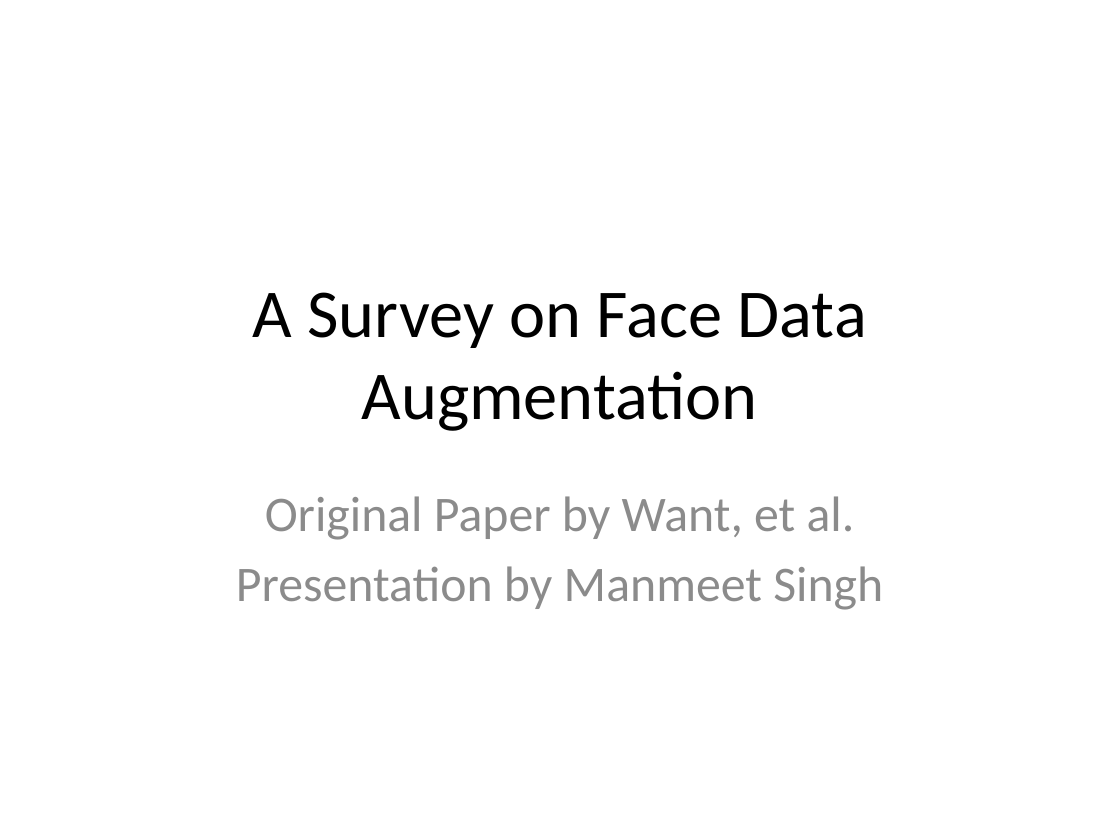
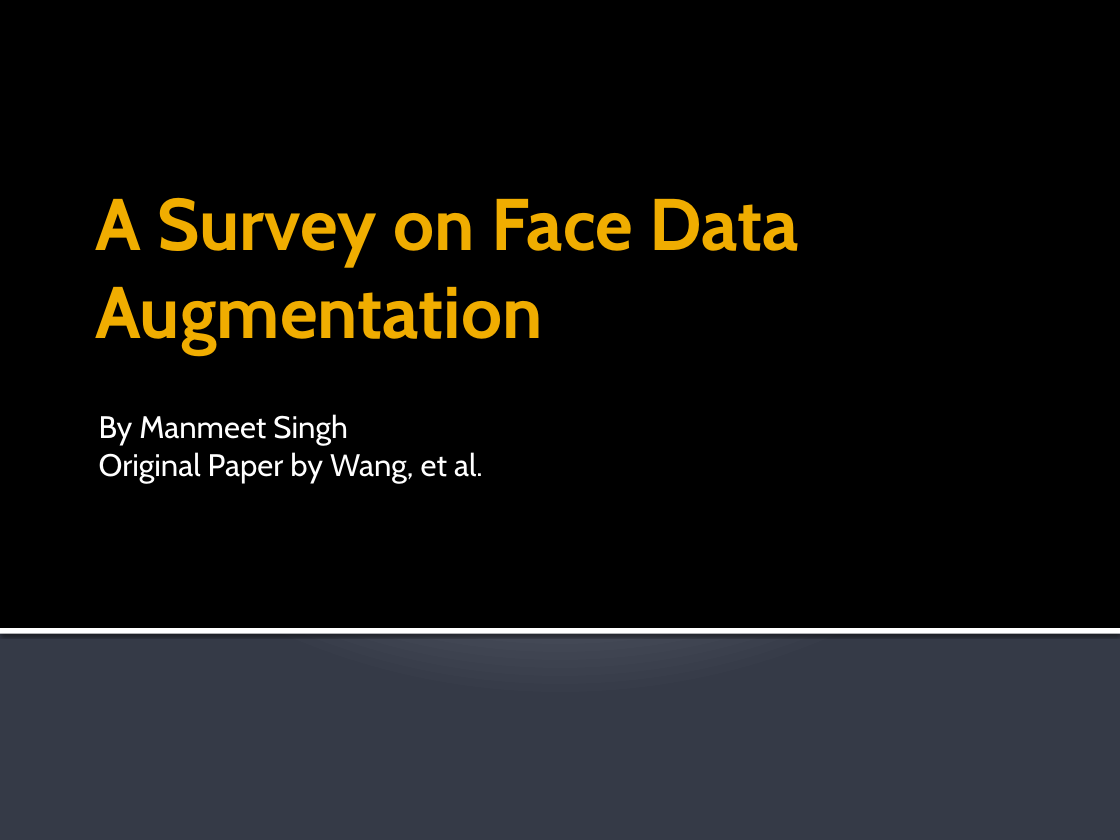
Before and after one commit to manmeet3/Deep_Learning, a slide deck: slide 1 of FaceDataAugmentationSurvey/Survey_Presentation.pptx. Drawn at 1120x840 pixels with LibreOffice and Linux fonts; fonts in the diff are those of the drawing. Boxes give left, top, right and bottom in pixels: in the first picture for what was removed or moved away, otherwise in the second. Text is boxed around its words. In the diff, an @@ line names an element or a change of style, - is before the commit and + after.

```diff
--- a/FaceDataAugmentationSurvey/Survey_Presentation.pptx
+++ b/FaceDataAugmentationSurvey/Survey_Presentation.pptx
@@ background #FFFFFF to gradient #C1C5D3 to #BFC4D2 to #353B47 @@
@@ rectangle added at (x1=0, y1=0, x2=1120, y2=629), fill #000000 @@
@@ title "A Survey on Face Data ..." moved from (x1=252, y1=292, x2=867, y2=431) to (x1=95, y1=197, x2=799, y2=355) @@
@@ title "A Survey on Face Data ..." at (x1=95, y1=197, x2=799, y2=355): size 44 to 47 pt, font Calibri to Cabin, text colour #000000 to #F0AD00, bold on; alignment centre to left; vertical alignment middle to top @@
@@ subtitle "By Manmeet Singh" at (x1=99, y1=414, x2=483, y2=483): vertical alignment top to bottom @@
@@ subtitle at (x1=99, y1=414, x2=483, y2=483): text changed; size 32 to 20 pt; font Calibri to Cabin; text colour #8C8C8C to #FFFFFF @@
-Original Paper by Want, et al.
-Presentation by Manmeet Singh
+By Manmeet Singh
+Original Paper by Wang, et al.
@@ rectangle added at (x1=0, y1=628, x2=1120, y2=634), fill #FFFFFF @@
```
Also in this commit, not shown: 3 other slides changed, 7 slides added.
